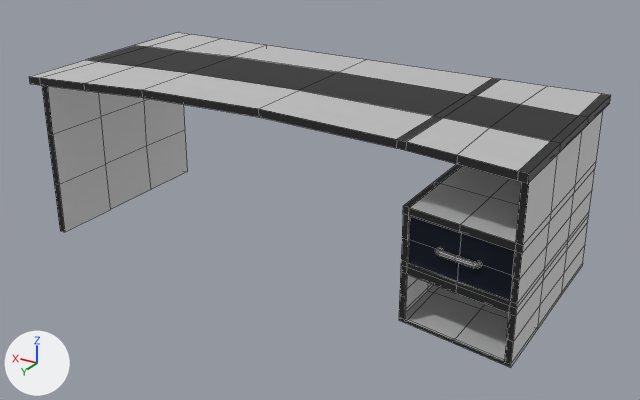
Before and after pictures for a commit that changed the FBX model Assets/Obj/Base/MesaP.fbx.
Both versions are drawn from a 50 mm lens placed at (-0.45, 1.05, 1.93), pointed at (1.5, -2.2, 0.3). Every picture has the same lights, and +X, +Y and +Z are marked at lower left. Mesh edges are drawn as thin lines. Where no turn or scale is listed for an object, it has been applied to the vertices.

Objects in the first picture: 'MesaP'.
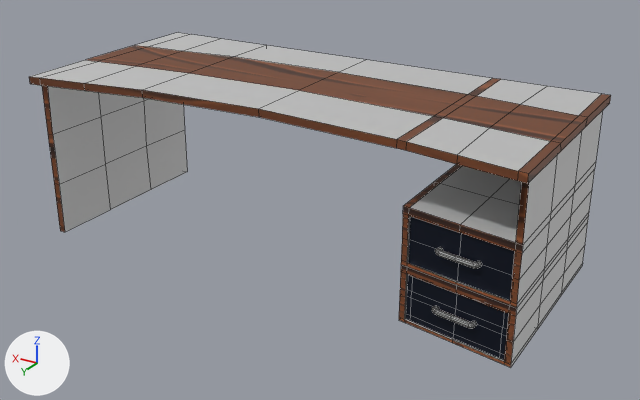
What the commit changed:
Picture 'Madeira.png' (img_madeira_png) is new.
Material 'MadeiraA' (mat_madeiraa) is new.
Its texture is img_madeira_png.
me_scene is used by ob_mesap; location (1.566, -2.225, 0.432).
me_scene had 355 vertices, 350 faces and spanned x -1.19..1.19, y -0.54..0.54, z -0.4..0.4.
me_scene now has 518 vertices, 511 faces and spans x -1.19..1.19, y -0.54..0.54, z -0.4..0.4.
me_scene part 1: a new loose piece of 90 vertices spanning x -1.16..-0.69, y -0.13..0.47, z -0.39..-0.18, in mat_metalcolor (black #131a2b).
me_scene part 2: a new loose piece of 74 vertices spanning x -1.02..-0.82, y 0.41..0.47, z -0.3..-0.27, in mat_brancometalico (light grey #dfdfdf).
Part 3, on me_scene:
3 vertices are removed from x -1.19..-1.15, y -0.21..0.48, z 0.37.
9 faces are deleted.
2 vertices are added at (-1.19, -0.17, 0.37), (-1.19, 0.16, 0.37).
3 new faces join them, mat_madeiraa (picture img_madeira_png).
5 new faces join them, mat_brancometalico (light grey #dfdfdf).
me_scene part 4: 341 kept faces spanning x -1.19..1.19, y -0.54..0.54, z -0.4..0.4 get new texture (UV) coordinates.
me_scene part 5: 67 faces spanning x -1.19..1.19, y -0.54..0.54, z -0.4..0.4 switch from mat_preto_metalico (dark grey #4d4d4d) to mat_madeiraa (picture img_madeira_png).

What differs and where, as boxes [x1, y1, x2, y2] in the pictures (640 x 400 px; the box of a moved part takes in the faces that stretch with it):
part 1 of me_scene, added: after [406, 275, 509, 360]
part 2 of me_scene, added: after [432, 306, 476, 328]
part 3 of me_scene, moved or reshaped: [528, 96, 611, 183] in both
part 4 of me_scene, surface changed: [29, 43, 602, 366] in both
part 5 of me_scene, recoloured (black to brown): [29, 45, 611, 368] in both
